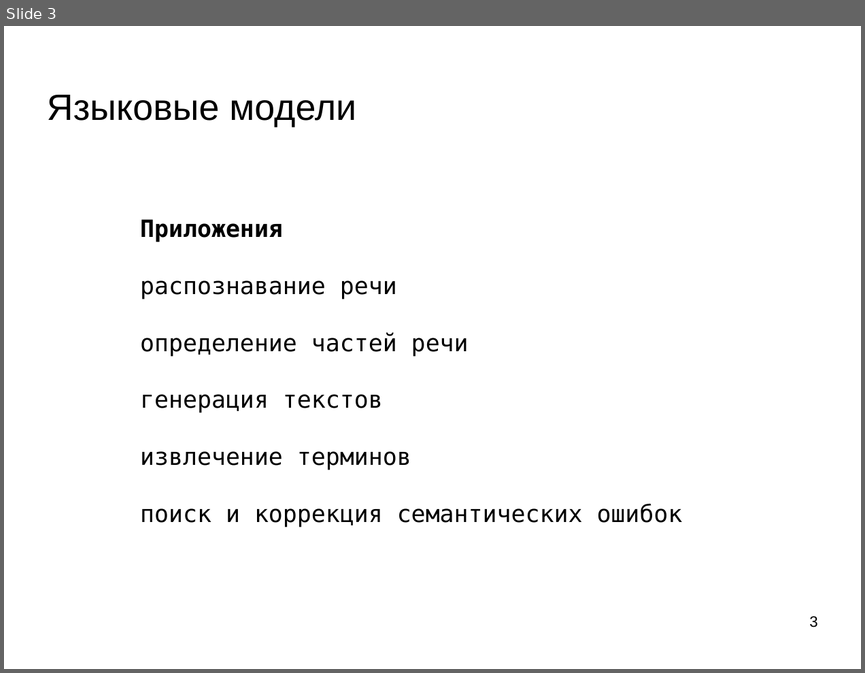
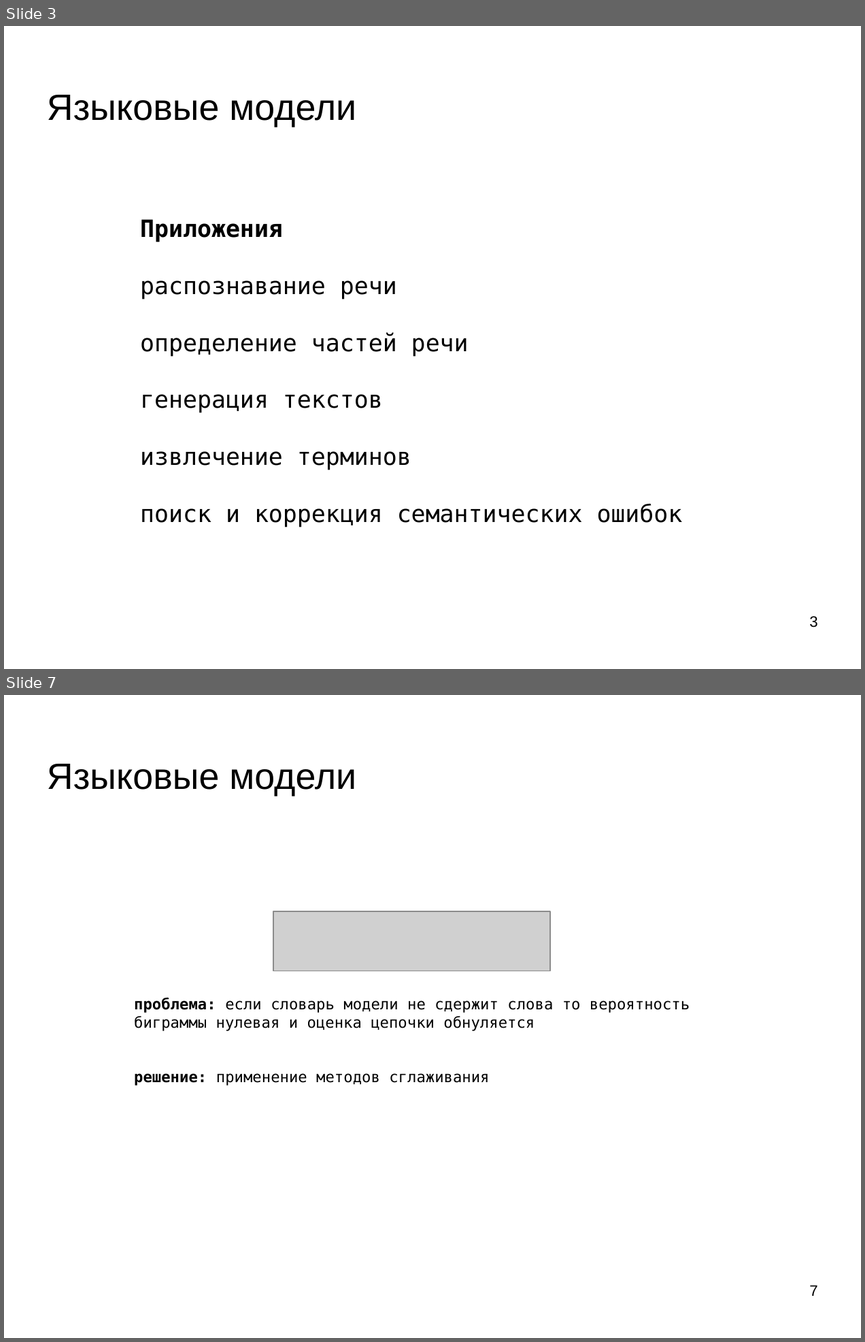
Before and after one commit to mechanoid5/ml_nlp_2022, a slide deck: 05-lang-model.odp. Shown one above the other, each under a label of ours: slide 3 before the commit, slides 3 and 7 after it; the slides between them are not shown. The pictures are 865x673 and 865x1342 pixels, drawn with LibreOffice and Linux fonts; fonts in the diff are those of the drawing; grey boxes stand for pictures; background and template pictures are left out. Boxes give left, top, right and bottom in pixels: in the first picture for what was removed or moved away, otherwise in the second. Text is boxed around its words. In the diff, an @@ line names an element or a change of style, - is before the commit and + after.

```diff
--- a/05-lang-model.odp
+++ b/05-lang-model.odp
@@ slide 7 added at (4, 695, 861, 1338), background picture (left out) @@
@@ title added at (47, 764, 356, 796), 33.9 pt, text #000000 @@
+Языковые модели
@@ picture added at (273, 911, 550, 970) @@
@@ text added at (134, 997, 689, 1085), 14 pt, text #000000 @@
+проблема: если словарь модели не сдержит слова то вероятность биграммы нулевая и оценка цепочки обнуляется
+решение: применение методов сглаживания
@@ page number added at (809, 1285, 817, 1295), 14 pt, text #000000 @@
+7
```
Also in this commit, not shown: 5 slides changed, 4 other slides added, 2 slides removed, 1 other file.
